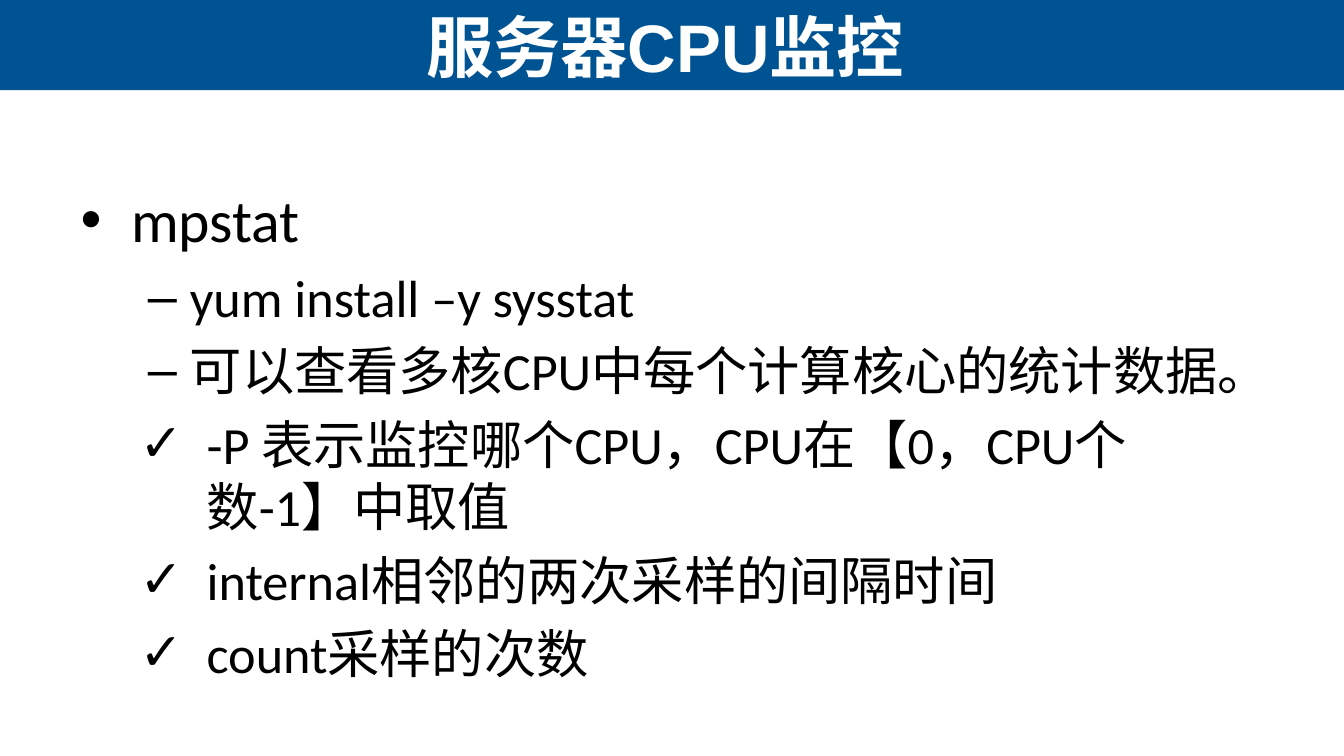
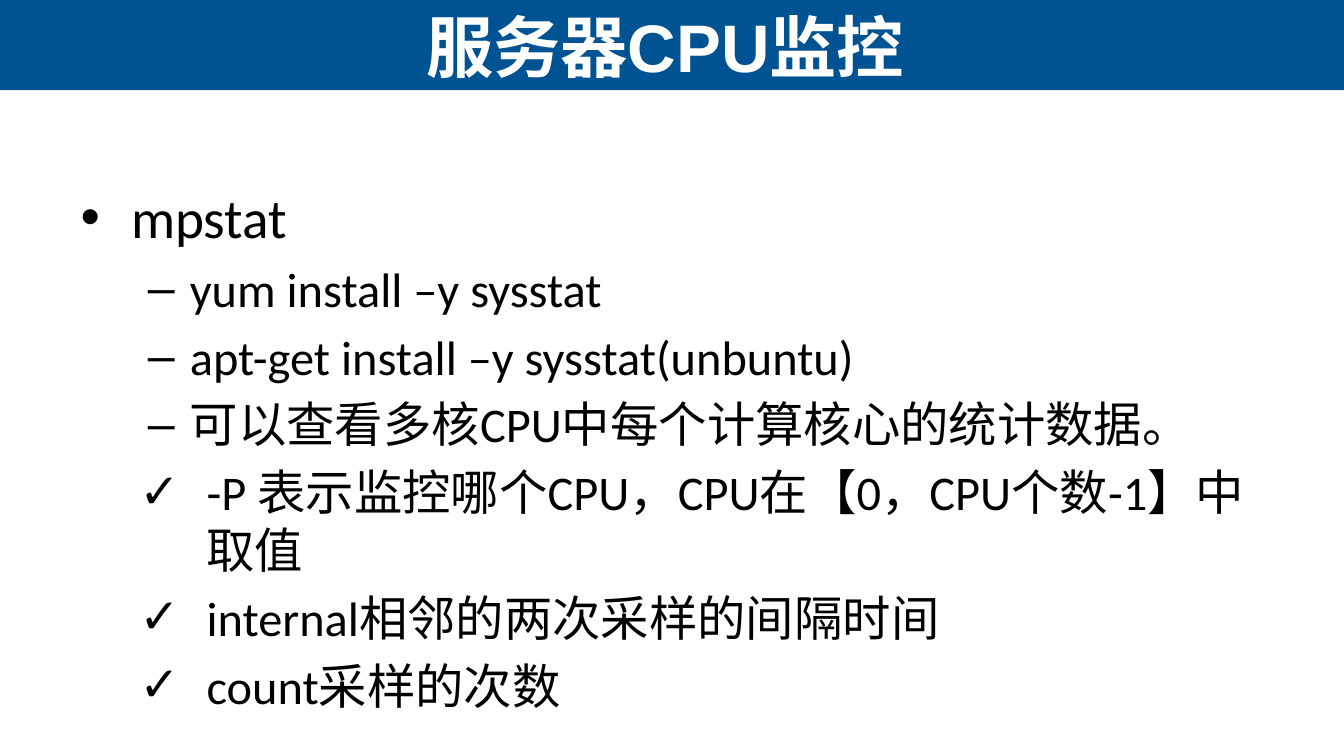
Before and after one commit to edu2act/course-Load-Testing, a slide deck: slide 16 of materials/slides/ch17/17 Linux服务器监控.pptx. Drawn at 1344x756 pixels with LibreOffice and Linux fonts; fonts in the diff are those of the drawing. Boxes give left, top, right and bottom in pixels: in the first picture for what was removed or moved away, otherwise in the second. Text is boxed around its words. In the diff, an @@ line names an element or a change of style, - is before the commit and + after.

```diff
--- a/materials/slides/ch17/17 Linux服务器监控.pptx
+++ b/materials/slides/ch17/17 Linux服务器监控.pptx
@@ text at [131,203,1244,640]: size 32 to 29.6 pt in "mpstat"; size 28 to 25.9 pt in "yum install –y sysstat", "可以查看多核CPU中每个计算核心的统计数据。", "-P 表示监控哪个CPU，CPU在【0，CPU个数-1】中取值", "internal相邻的两次采样的间隔时间" and 1 more places @@
@@ text at [190,340,854,384]: paragraph added @@
+  – apt-get install –y sysstat(unbuntu)
```
Also in this commit, not shown: 1 other slide changed, 1 other file.
